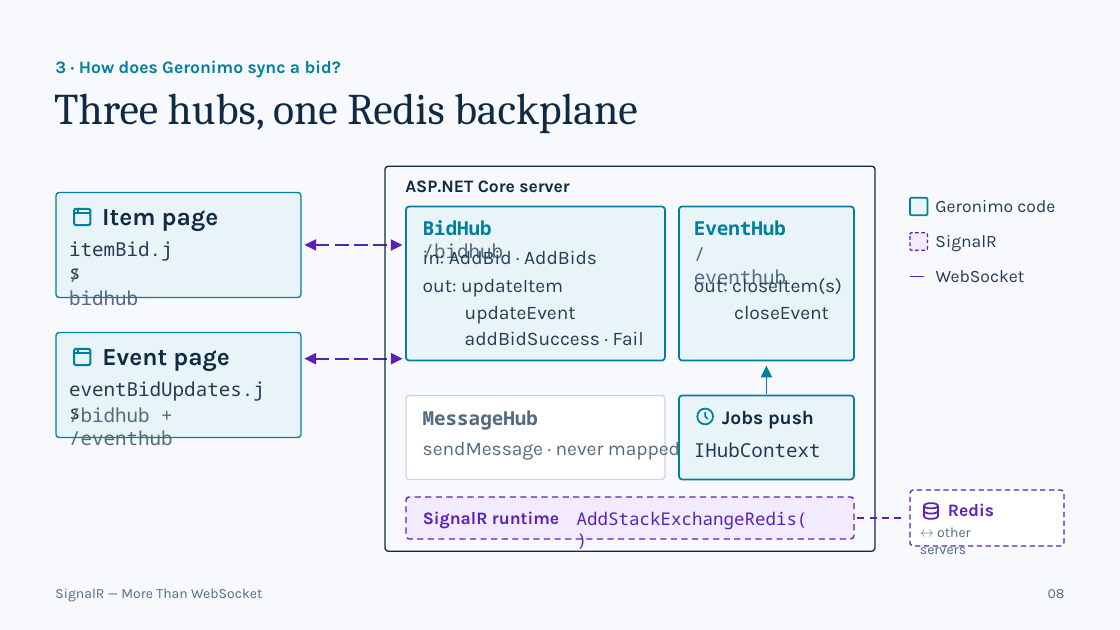
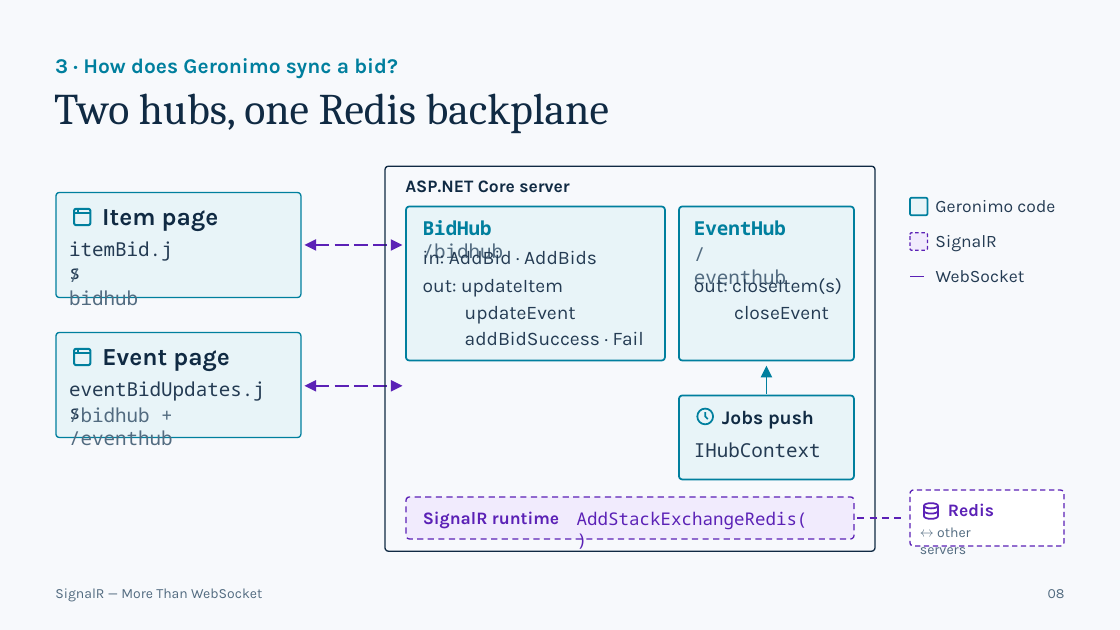
Before and after one commit to Daniiislo/TechSharing, a slide deck: slide 8 of SignalR/presentation/SignalR - More Than WebSocket.pptx. Drawn at 1120x630 pixels with LibreOffice and Linux fonts; fonts in the diff are those of the drawing. Boxes give left, top, right and bottom in pixels: in the first picture for what was removed or moved away, otherwise in the second. Text is boxed around its words. In the diff, an @@ line names an element or a change of style, - is before the commit and + after.

```diff
--- a/SignalR/presentation/SignalR - More Than WebSocket.pptx
+++ b/SignalR/presentation/SignalR - More Than WebSocket.pptx
@@ text "3 · How does Geronimo ..." at <box>55,58,398,79</box>: size 15 to 18 pt @@
@@ text at <box>54,93,609,134</box>: text changed @@
-Three hubs, one Redis backplane
+Two hubs, one Redis backplane
@@ double arrow moved from (304, 359) - (402, 359) to (304, 386) - (402, 386) @@
@@ rounded rectangle removed at <box>406,396,665,480</box> @@
@@ text removed at <box>423,410,538,430</box> @@
-MessageHub
@@ text removed at <box>423,438,680,461</box> @@
-sendMessage · never mapped
```
Also in this commit, not shown: 12 other slides changed, 2 slides added, 2 slides removed, 38 other files.
